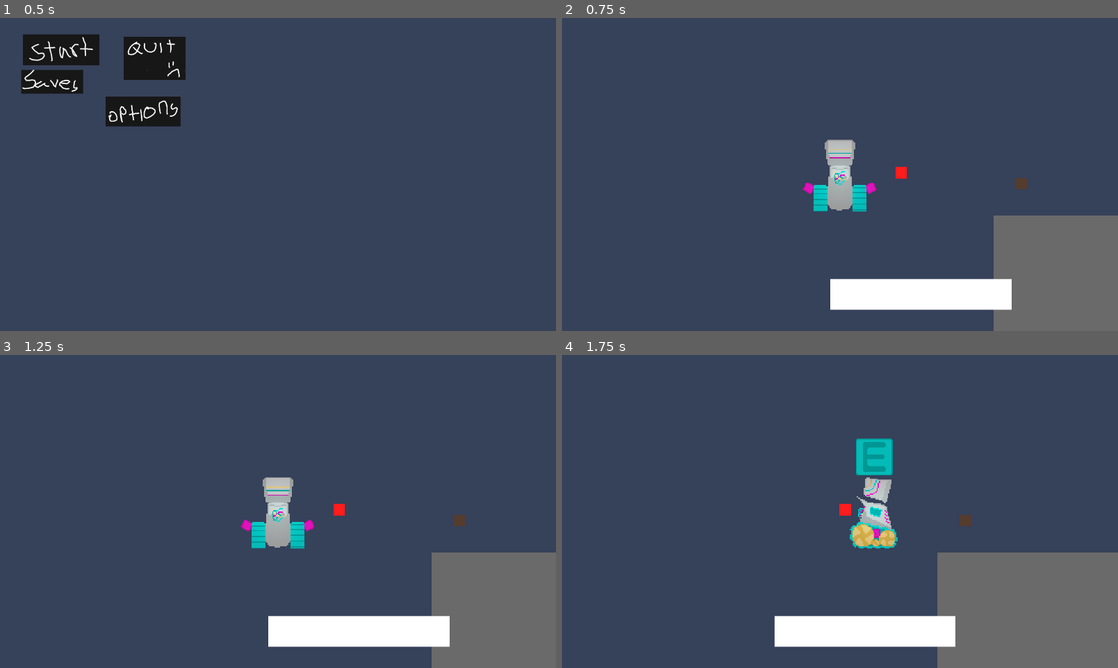
Above: before the commit, frames 1-4 (two rows, left to right).
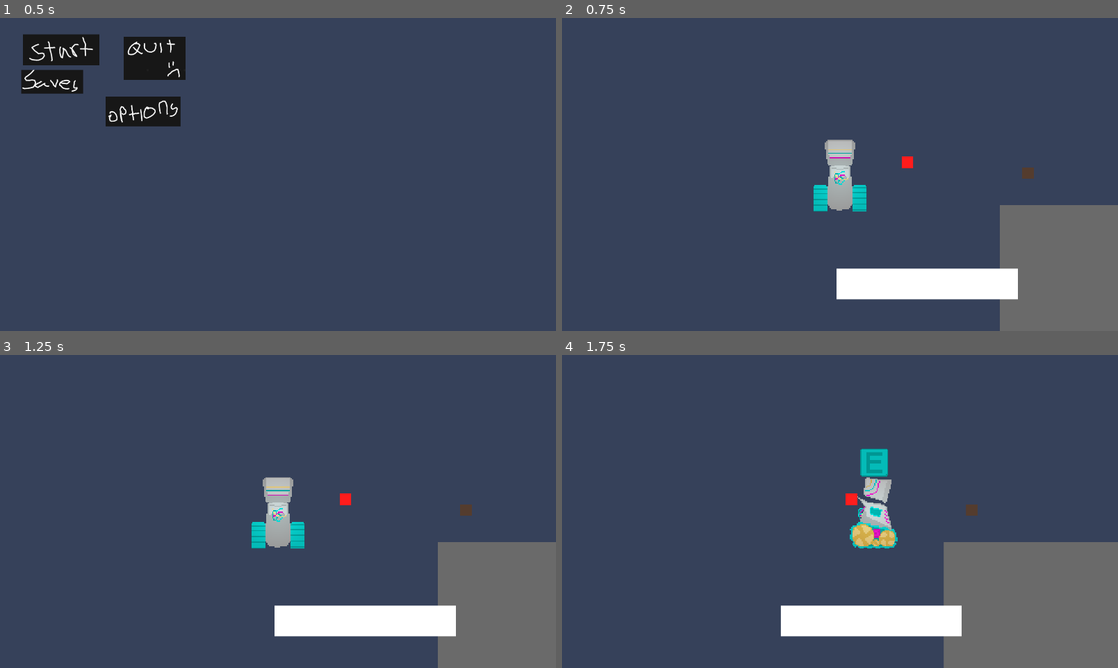
Above: after the commit, the same moments.

Repository: Kustardd/astra
Game: Godot game, scene res://scenes/main_menu.tscn
The game is run twice, just before and just after one commit, with the same random seed, the same clock (stepped at 60 frames per second) and the same inputs.
Inputs (mouse positions are in pixels of both pictures, inside the frame that each line leads up to):
- Up to frame 1 (0.5 s): no input
- Up to frame 2 (0.75 s): click (623, 49) at 0.5 s
- Up to frame 3 (1.25 s): no input
- Up to frame 4 (1.75 s): hold D (right) from 1.28 s (still down); tap I (i) at 1.35 s; tap E (interact) at 1.55 s

Frame 1 is identical in both runs. In frame 2, 3.8% of the frame differs, in the area x 43-100%, y 44-100%; in frame 3, 3.8%; in frame 4, 4.7%, in the area x 38-100%, y 26-100%.
Error in both runs: Invalid access to property or key 'global_position' on a base object of type 'Nil'. (res://scripts/saves.gd:53)

Commit message:
added fade between scenes, consolidated all room scripts into one, added new and improved interact button

Diff:
--- a/project.godot
+++ b/project.godot
@@ -27,7 +27,7 @@
 
 window/size/viewport_width=1920
 window/size/viewport_height=1080
-window/size/mode=2
+window/size/mode=3
 window/stretch/mode="viewport"
 
 [input]
--- a/scenes/astra.tscn
+++ b/scenes/astra.tscn
@@ -13,8 +13,8 @@
 [ext_resource type="Script" uid="uid://cajfw1fy20qh0" path="res://scripts/astraCamera_2d.gd" id="10_t3h82"]
 [ext_resource type="Script" uid="uid://ci4il4vb3l825" path="res://scripts/states/AstraIdle.gd" id="11_lgyr6"]
 [ext_resource type="PackedScene" uid="uid://kd42foh4kj2w" path="res://scenes/Inv_UI.tscn" id="13_t3h82"]
-[ext_resource type="Texture2D" uid="uid://cek4g8cgl10es" path="res://assets/e for interact.png" id="14_eqqfr"]
-[ext_resource type="Script" uid="uid://ci078sb5t3g8s" path="res://scenes/e_for_interact.gd" id="15_5foh2"]
+[ext_resource type="Texture2D" uid="uid://c0kphue33qnja" path="res://assets/e for interact.png" id="14_eqqfr"]
+[ext_resource type="Script" uid="uid://ci078sb5t3g8s" path="res://scripts/e_for_interact.gd" id="15_5foh2"]
 
 [sub_resource type="Gradient" id="Gradient_t3h82"]
 offsets = PackedFloat32Array(0.00949367, 1)
@@ -407,6 +407,7 @@
 shape = SubResource("RectangleShape2D_0ugm7")
 
 [node name="Arm" type="AnimatedSprite2D" parent="." unique_id=809656082]
+visible = false
 texture_filter = 1
 position = Vector2(-1, -128)
 sprite_frames = SubResource("SpriteFrames_80elw")
@@ -470,11 +471,12 @@
 [node name="E" type="Node2D" parent="." unique_id=1592679584]
 position = Vector2(0, -312)
 script = ExtResource("8_t3h82")
-wobbleLength = 8
+wobbleLength = 4
 wobbleStrength = 32
 
 [node name="E for Interact" type="Sprite2D" parent="E" unique_id=1868377242]
 texture_filter = 1
+position = Vector2(0, 12)
 texture = ExtResource("14_eqqfr")
 script = ExtResource("15_5foh2")
 
--- /dev/null
+++ b/scenes/fade.tscn
@@ -0,0 +1,13 @@
+[gd_scene format=3 uid="uid://b827n8duk5ktp"]
+
+[ext_resource type="Script" uid="uid://d1ahgxms4u25d" path="res://scripts/fade.gd" id="1_nukjo"]
+
+[node name="Fade" type="CanvasLayer" unique_id=562451645]
+script = ExtResource("1_nukjo")
+
+[node name="ColorRect" type="ColorRect" parent="." unique_id=831992499]
+offset_left = -69771.0
+offset_top = -36763.0
+offset_right = 60545.0
+offset_bottom = 34978.0
+color = Color(0.040268797, 0.040268805, 0.040268797, 1)
--- a/scenes/room_1.tscn
+++ b/scenes/room_1.tscn
@@ -1,7 +1,8 @@
 [gd_scene format=3 uid="uid://dqowcyprt7is0"]
 
 [ext_resource type="PackedScene" uid="uid://dt7fmj75mippk" path="res://scenes/astra.tscn" id="1_0tsjr"]
-[ext_resource type="Script" uid="uid://ic7t62ddfgtr" path="res://scripts/room_1.gd" id="1_xhekj"]
+[ext_resource type="Script" uid="uid://bntkvmwj7aurj" path="res://scripts/baseRoom.gd" id="1_d0u7m"]
+[ext_resource type="PackedScene" uid="uid://b827n8duk5ktp" path="res://scenes/fade.tscn" id="2_3wwl0"]
 [ext_resource type="Script" uid="uid://ccuduwwevrkor" path="res://scripts/baseDoor.gd" id="2_8oql1"]
 [ext_resource type="PackedScene" uid="uid://drf2xd1ivxd1" path="res://scenes/npc_1.tscn" id="4_xhekj"]
 [ext_resource type="Texture2D" uid="uid://db1q8bo031y30" path="res://assets/inventory_sprites/dairy-inventory.png" id="5_0akh5"]
@@ -44,11 +45,9 @@
 fill_from = Vector2(0.5, 0.5)
 
 [node name="room1" type="Node2D" unique_id=596815260]
-script = ExtResource("1_xhekj")
-cameraLimLeft = -960.0
-cameraLimRight = 960.0
-cameraLimTop = -540.0
-cameraLimBottom = 540.0
+script = ExtResource("1_d0u7m")
+
+[node name="Fade" parent="." unique_id=562451645 instance=ExtResource("2_3wwl0")]
 
 [node name="StartPosition" type="Marker2D" parent="." unique_id=711645133]
 position = Vector2(-241.00002, 46)
--- a/scenes/start_room.tscn
+++ b/scenes/start_room.tscn
@@ -1,6 +1,6 @@
 [gd_scene format=3 uid="uid://bmxlvyigekgip"]
 
-[ext_resource type="Script" uid="uid://b651lc044qbcq" path="res://scripts/start_room.gd" id="1_i7km7"]
+[ext_resource type="Script" uid="uid://bntkvmwj7aurj" path="res://scripts/baseRoom.gd" id="1_vxkc8"]
 [ext_resource type="Texture2D" uid="uid://xhp7ucqwxdie" path="res://assets/startRoom/glow.png" id="2_dd4jv"]
 [ext_resource type="Texture2D" uid="uid://c4f38hhho2fou" path="res://assets/startRoom/floor.png" id="3_fraim"]
 [ext_resource type="Texture2D" uid="uid://jjbevppk416d" path="res://assets/startRoom/wall.png" id="4_70ynr"]
@@ -11,14 +11,15 @@
 [ext_resource type="Texture2D" uid="uid://bqdeg3gqupgm5" path="res://assets/startRoom/border.png" id="7_xhbgv"]
 [ext_resource type="PackedScene" uid="uid://dt7fmj75mippk" path="res://scenes/astra.tscn" id="8_0fied"]
 [ext_resource type="Script" uid="uid://ccuduwwevrkor" path="res://scripts/baseDoor.gd" id="11_70ynr"]
+[ext_resource type="PackedScene" uid="uid://b827n8duk5ktp" path="res://scenes/fade.tscn" id="12_vxkc8"]
 
 [sub_resource type="Environment" id="Environment_80elw"]
 background_mode = 3
 glow_enabled = true
 glow_normalized = true
-glow_intensity = 1.46
-glow_strength = 0.84
-glow_bloom = 0.31
+glow_intensity = 2.79
+glow_strength = 0.86
+glow_bloom = 0.4
 fog_light_color = Color(0.31718937, 0.35064307, 0.39526492, 1)
 
 [sub_resource type="RectangleShape2D" id="RectangleShape2D_6kg0m"]
@@ -54,11 +55,20 @@
 [sub_resource type="RectangleShape2D" id="RectangleShape2D_hdqc5"]
 size = Vector2(2000, 200)
 
-[sub_resource type="CircleShape2D" id="CircleShape2D_80elw"]
-radius = 156.54073
+[sub_resource type="CircleShape2D" id="CircleShape2D_1icej"]
+radius = 140.0
+
+[sub_resource type="Gradient" id="Gradient_mmegb"]
+
+[sub_resource type="GradientTexture2D" id="GradientTexture2D_wgpu7"]
+gradient = SubResource("Gradient_mmegb")
+width = 100
+height = 300
+fill_from = Vector2(0, 0.503663)
+fill_to = Vector2(1, 0.5915751)
 
 [node name="StartRoom" type="Node2D" unique_id=2140845314]
-script = ExtResource("1_i7km7")
+script = ExtResource("1_vxkc8")
 cameraLimLeft = -960.0
 cameraLimRight = 960.0
 cameraLimTop = -540.0
@@ -107,7 +117,7 @@
 texture = ExtResource("6_mmegb")
 
 [node name="Astra" parent="Rendering" unique_id=445600270 instance=ExtResource("8_0fied")]
-position = Vector2(-153, -11)
+position = Vector2(843, 275)
 
 [node name="Bush" type="Sprite2D" parent="Rendering" unique_id=985095659]
 y_sort_enabled = true
@@ -133,13 +143,13 @@
 [node name="WallLeft" type="StaticBody2D" parent="Walls" unique_id=318917274]
 
 [node name="CollisionShape2D" type="CollisionShape2D" parent="Walls/WallLeft" unique_id=198048588]
-position = Vector2(-1048, 0)
+position = Vector2(-1052, 0)
 shape = SubResource("RectangleShape2D_80elw")
 
 [node name="WallRight" type="StaticBody2D" parent="Walls" unique_id=1448360498]
 
 [node name="CollisionShape2D" type="CollisionShape2D" parent="Walls/WallRight" unique_id=1529924366]
-position = Vector2(1048, 0)
+position = Vector2(1052, 0)
 shape = SubResource("RectangleShape2D_2arpm")
 
 [node name="WallTop" type="StaticBody2D" parent="Walls" unique_id=110138473]
@@ -151,23 +161,24 @@
 [node name="WallBottom" type="StaticBody2D" parent="Walls" unique_id=77353973]
 
 [node name="CollisionShape2D" type="CollisionShape2D" parent="Walls/WallBottom" unique_id=1269230072]
-position = Vector2(0, 640)
+position = Vector2(0, 632)
 shape = SubResource("RectangleShape2D_hdqc5")
 
-[node name="Door" type="Area2D" parent="." unique_id=1491817503]
+[node name="Door" type="Area2D" parent="." unique_id=1822081685]
 script = ExtResource("11_70ynr")
 roomScene = "uid://bl551lyylk0n5"
 
-[node name="ColorRect" type="ColorRect" parent="Door" unique_id=377079638]
-offset_left = 917.0
-offset_top = -53.0
-offset_right = 1007.0
-offset_bottom = 207.0
-color = Color(0.33511627, 0.33511627, 0.33511627, 1)
+[node name="CollisionShape2D" type="CollisionShape2D" parent="Door" unique_id=564716049]
+position = Vector2(963, 140)
+shape = SubResource("CircleShape2D_1icej")
 
-[node name="CollisionShape2D" type="CollisionShape2D" parent="Door" unique_id=2075792563]
-position = Vector2(1018, 78)
-shape = SubResource("CircleShape2D_80elw")
+[node name="PointLight2D" type="PointLight2D" parent="Door" unique_id=220811482]
+position = Vector2(930, 140)
+color = Color(0.14649808, 0.16674972, 0.2719684, 1)
+texture = SubResource("GradientTexture2D_wgpu7")
+
+[node name="Fade" parent="." unique_id=562451645 instance=ExtResource("12_vxkc8")]
+visible = false
 
 [connection signal="body_entered" from="Door" to="Door" method="_on_body_entered"]
 [connection signal="body_exited" from="Door" to="Door" method="_on_body_exited"]
--- a/scenes/world.tscn
+++ b/scenes/world.tscn
@@ -1,8 +1,9 @@
 [gd_scene format=3 uid="uid://bl551lyylk0n5"]
 
-[ext_resource type="Script" uid="uid://cnpav7dlfw6k8" path="res://scripts/world.gd" id="1_rwgxs"]
+[ext_resource type="Script" uid="uid://bntkvmwj7aurj" path="res://scripts/baseRoom.gd" id="1_k0juu"]
 [ext_resource type="PackedScene" uid="uid://dt7fmj75mippk" path="res://scenes/astra.tscn" id="2_4wyf3"]
 [ext_resource type="Script" uid="uid://ccuduwwevrkor" path="res://scripts/baseDoor.gd" id="2_k0juu"]
+[ext_resource type="PackedScene" uid="uid://b827n8duk5ktp" path="res://scenes/fade.tscn" id="4_k0juu"]
 
 [sub_resource type="CircleShape2D" id="CircleShape2D_80elw"]
 radius = 23.0
@@ -17,11 +18,9 @@
 
 [node name="World" type="Node2D" unique_id=137119163]
 y_sort_enabled = true
-script = ExtResource("1_rwgxs")
+script = ExtResource("1_k0juu")
 cameraLimLeft = -1000000.0
 cameraLimRight = 1000000.0
-cameraLimTop = -100000.0
-cameraLimBottom = 1000000.0
 
 [node name="Room1" type="Area2D" parent="." unique_id=530994970]
 script = ExtResource("2_k0juu")
@@ -66,7 +65,7 @@
 
 [node name="Astra" parent="Rendering" unique_id=445600270 instance=ExtResource("2_4wyf3")]
 unique_name_in_owner = true
-position = Vector2(-480.2, -41)
+position = Vector2(-502, -5)
 
 [node name="StartRoom" type="Area2D" parent="." unique_id=1866128452]
 script = ExtResource("2_k0juu")
@@ -83,6 +82,9 @@
 position = Vector2(-269, -172)
 shape = SubResource("CircleShape2D_2arpm")
 
+[node name="Fade" parent="." unique_id=562451645 instance=ExtResource("4_k0juu")]
+visible = false
+
 [connection signal="body_entered" from="Room1" to="Room1" method="_on_body_entered"]
 [connection signal="body_exited" from="Room1" to="Room1" method="_on_body_exited"]
 [connection signal="body_entered" from="StartRoom" to="StartRoom" method="_on_body_entered"]
--- a/scripts/astraCamera_2d.gd
+++ b/scripts/astraCamera_2d.gd
@@ -21,7 +21,7 @@
 	#else: limit_enabled = false
 
 # Called every frame. 'delta' is the elapsed time since the previous frame.
-func _process(delta: float) -> void:
+func _process(_delta: float) -> void:
 	pass
 	#limit_left = lim_xneg
 	#limit_bottom = lim_ypos
--- a/scripts/baseDoor.gd
+++ b/scripts/baseDoor.gd
@@ -22,21 +22,22 @@
 
 var entered := false
 
+@onready var bigParentRoom = get_parent()
+
 func _ready() -> void:
-	print("Changing scene to ", roomScene)
-	pass
+	print("Changing scene to ", roomScene.get_basename())
 
 # Called every frame. 'delta' is the elapsed time since the previous frame.
-func _process(delta: float) -> void:
+func _process(_delta: float) -> void:
 	if entered == true:
 		if Input.is_action_just_pressed("interact"):
-			get_tree().change_scene_to_file.call_deferred(roomScene)
+			bigParentRoom.exitScene(roomScene)
 			print("Switched rooms")
 			entered = false
 
-func _on_body_entered(body: PhysicsBody2D) -> void:
+func _on_body_entered(_body: CharacterBody2D) -> void:
 	entered = true
 
 
-func _on_body_exited(body: PhysicsBody2D) -> void:
+func _on_body_exited(_body: CharacterBody2D) -> void:
 	entered = false
--- /dev/null
+++ b/scripts/baseRoom.gd
@@ -0,0 +1,23 @@
+extends Node2D
+
+@export var cameraLimLeft: float = -100000
+@export var cameraLimRight: float = 100000
+@export var cameraLimTop: float = -1000000
+@export var cameraLimBottom: float = 1000000
+var cameraLimits: Vector4
+
+@export var fadeDuration : float = 0.5
+@onready var fade : CanvasLayer = get_node("Fade")
+
+# Called when the node enters the scene tree for the first time.
+func _ready() -> void:
+	pass
+
+# Called every frame. 'delta' is the elapsed time since the previous frame.
+func _process(_delta: float) -> void:
+	pass
+
+func exitScene(room):
+	fade.fade(1.0, fadeDuration)
+	await get_tree().create_timer(fadeDuration).timeout
+	get_tree().change_scene_to_file.call_deferred(room)
--- a/scenes/e_for_interact.gd
+++ b/scripts/e_for_interact.gd
@@ -7,14 +7,14 @@
 
 
 # Called every frame. 'delta' is the elapsed time since the previous frame.
-func _process(delta: float) -> void:
+func _process(_delta: float) -> void:
 	#if astra.eVisibility != self.visible:
 		#self.visible = astra.eVisibility
 	pass
 
-func _on_item_detection_area_shape_entered(area_rid: RID, area: Area2D, area_shape_index: int, local_shape_index: int) -> void:
+func _on_item_detection_area_shape_entered(_area_rid: RID, _area: Area2D, _area_shape_index: int, _local_shape_index: int) -> void:
 	self.visible = true
 
 
-func _on_item_detection_area_shape_exited(area_rid: RID, area: Area2D, area_shape_index: int, local_shape_index: int) -> void:
+func _on_item_detection_area_shape_exited(_area_rid: RID, _area: Area2D, _area_shape_index: int, _local_shape_index: int) -> void:
 	self.visible = false
--- /dev/null
+++ b/scripts/fade.gd
@@ -0,0 +1,11 @@
+extends CanvasLayer
+@onready var rect = $ColorRect
+
+# Called when the node enters the scene tree for the first time.
+func _ready() -> void:
+	rect.color.a = 0.0
+
+func fade(target_alpha: float, duration: float = 1.0):
+	var tween = create_tween()
+	tween.tween_property(rect, "color:a", target_alpha, duration)
+	return tween
--- a/scripts/head.gd
+++ /dev/null
@@ -1,16 +0,0 @@
-extends AnimatedSprite2D
-
-@export var wobbleLength: int = 8
-@export var wobbleStrength: int = 4
-@onready var origin := position.y
-@onready var direction := 1
-# Called when the node enters the scene tree for the first time.
-func _ready() -> void:
-	pass
-
-# Called every frame. 'delta' is the elapsed time since the previous frame.
-func _process(delta: float) -> void:
-	if (abs(origin-position.y)-wobbleLength)>=wobbleLength:
-		direction*= -1
-	position.y +=wobbleStrength*direction*delta
-	#print(position.y,"h")
--- a/scripts/inventory/Inv_UI.gd
+++ b/scripts/inventory/Inv_UI.gd
@@ -5,7 +5,7 @@
 func _ready():
 	close()
 
-func _process(delta):
+func _process(_delta):
 	if Input.is_action_just_pressed("i"):
 		if is_open:
 			close()
--- a/scripts/room_1.gd
+++ b/scripts/room_1.gd
@@ -1,17 +1,16 @@
 extends Node2D
 
-@export var cameraLimLeft: float
-@export var cameraLimRight: float
-@export var cameraLimTop: float
-@export var cameraLimBottom: float
+@export var cameraLimLeft: float = -100000000
+@export var cameraLimRight: float = 100000000
+@export var cameraLimTop: float = -1000000
+@export var cameraLimBottom: float = 1000000
 var cameraLimits: Vector4
 
-# Called when the node enters the scene tree for the first time.
 func _ready() -> void:
-
-	#cameraLimits = Vector4(cameraLim_xneg, cameraLim_yneg, cameraLim_xpos, cameraLim_ypos)
 	pass
 
-# Called every frame. 'delta' is the elapsed time since the previous frame.
 func _process(delta: float) -> void:
 	pass
+
+func exitScene(room):
+	get_tree().change_scene_to_file.call_deferred(room)
--- a/scripts/saves.gd
+++ b/scripts/saves.gd
@@ -89,9 +89,14 @@
 			pass
 
 		#scene = get_tree().current_scene.get_path()
+
+		set_process(false)
+		await get_tree().create_timer(delta).timeout
+		set_process(true)
 		astra = get_tree().get_current_scene().find_child("Astra", true, false)
 		scene_filepath = get_tree().current_scene.scene_file_path
 		start_pos = get_tree().get_current_scene().find_child("StartPosition", true, false)
+
 		#print("This is the filepath for the scene", scene_filepath)
 		#print("This is the scene path", scene)
 		#print("This is the marker 2d node", start_pos)
@@ -108,6 +113,10 @@
 			save_data(chosen_save, astra, scene_filepath)
 			#print("This is the astra node being printed again but instead, it should happen when in the room1 scene", astra)
 			#print("hi")
+		elif scene_filepath == "res://scenes/start_room.tscn":
+			#print("This code should be running part 3 by zilin")
+			astra = get_tree().get_current_scene().find_child("Astra", true, false)
+			save_data(chosen_save, astra, scene_filepath)
 	else:
 		#print("game_start doesn't equal true apparently")
 		pass
--- a/scripts/start_room.gd
+++ /dev/null
@@ -1,17 +0,0 @@
-extends Node2D
-
-@export var cameraLimLeft: float
-@export var cameraLimRight: float
-@export var cameraLimTop: float
-@export var cameraLimBottom: float
-var cameraLimits: Vector4
-
-# Called when the node enters the scene tree for the first time.
-func _ready() -> void:
-
-	#cameraLimits = Vector4(cameraLim_xneg, cameraLim_yneg, cameraLim_xpos, cameraLim_ypos)
-	pass
-
-# Called every frame. 'delta' is the elapsed time since the previous frame.
-func _process(delta: float) -> void:
-	pass
--- a/scripts/world.gd
+++ /dev/null
@@ -1,17 +0,0 @@
-extends Node2D
-
-@export var cameraLimLeft: float
-@export var cameraLimRight: float
-@export var cameraLimTop: float
-@export var cameraLimBottom: float
-var cameraLimits: Vector4
-
-# Called when the node enters the scene tree for the first time.
-func _ready() -> void:
-	#Saves.scene_loaded.emit(true)
-	pass
-
-# Called every frame. 'delta' is the elapsed time since the previous frame.
-func _process(_delta: float) -> void:
-	#cameraLimits = Vector4(-1000000.0,-1000000.0, 1000000, 1000000)
-	pass
Binary file changed: assets/e for interact.png
Not shown, changed: assets/e for interact.png.import
Not shown, added: scripts/baseRoom.gd.uid
Renamed: scenes/e_for_interact.gd.uid -> scripts/e_for_interact.gd.uid
Not shown, added: scripts/fade.gd.uid
Not shown, removed: scripts/head.gd.uid
Not shown, removed: scripts/start_room.gd.uid
Not shown, removed: scripts/world.gd.uid
